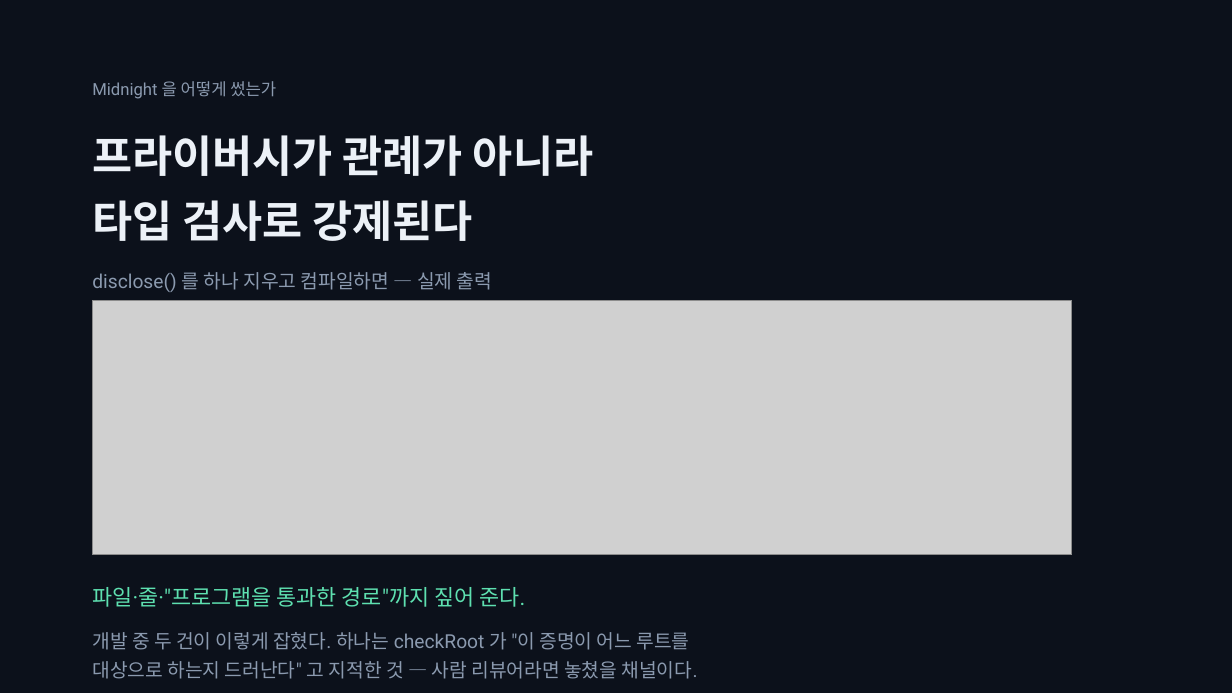
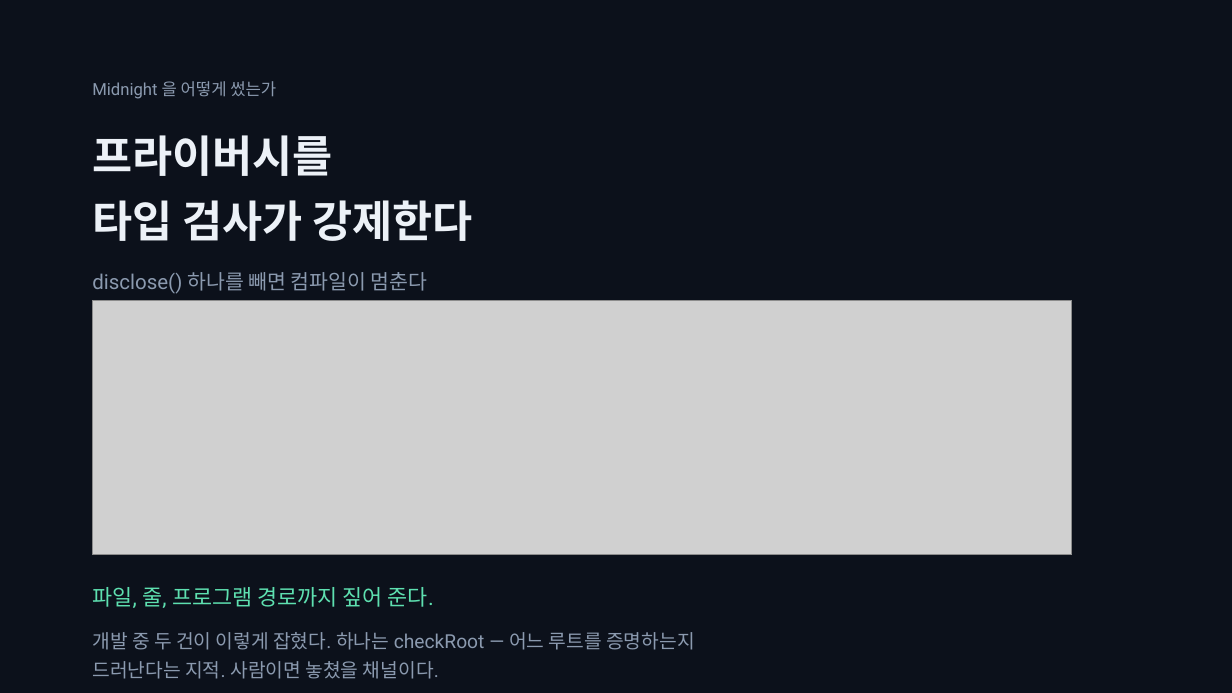
Before and after one commit to SeoDongOk/proof-of-track-record, a slide deck: slide 12 of deck/proof-of-track-record.pptx. Drawn at 1232x693 pixels with LibreOffice and Linux fonts; fonts in the diff are those of the drawing; grey boxes stand for pictures. Boxes give left, top, right and bottom in pixels: in the first picture for what was removed or moved away, otherwise in the second. Text is boxed around its words. In the diff, an @@ line names an element or a change of style, - is before the commit and + after.

```diff
--- a/deck/proof-of-track-record.pptx
+++ b/deck/proof-of-track-record.pptx
@@ text at box(92, 135, 473, 241): text changed @@
-프라이버시가 관례가 아니라
-타입 검사로 강제된다
+프라이버시를
+타입 검사가 강제한다
@@ text at box(92, 272, 428, 294): text changed; size 15 to 16 pt @@
-disclose() 를 하나 지우고 컴파일하면 — 실제 출력
+disclose() 하나를 빼면 컴파일이 멈춘다
@@ text at box(92, 587, 434, 608): text changed @@
-파일·줄·"프로그램을 통과한 경로"까지 짚어 준다.
+파일, 줄, 프로그램 경로까지 짚어 준다.
@@ text at box(92, 632, 694, 679): text changed @@
-개발 중 두 건이 이렇게 잡혔다. 하나는 checkRoot 가 "이 증명이 어느 루트를
-대상으로 하는지 드러난다" 고 지적한 것 — 사람 리뷰어라면 놓쳤을 채널이다.
+개발 중 두 건이 이렇게 잡혔다. 하나는 checkRoot — 어느 루트를 증명하는지
+드러난다는 지적. 사람이면 놓쳤을 채널이다.
```
Also in this commit, not shown: 14 other slides changed, 15 other files.
